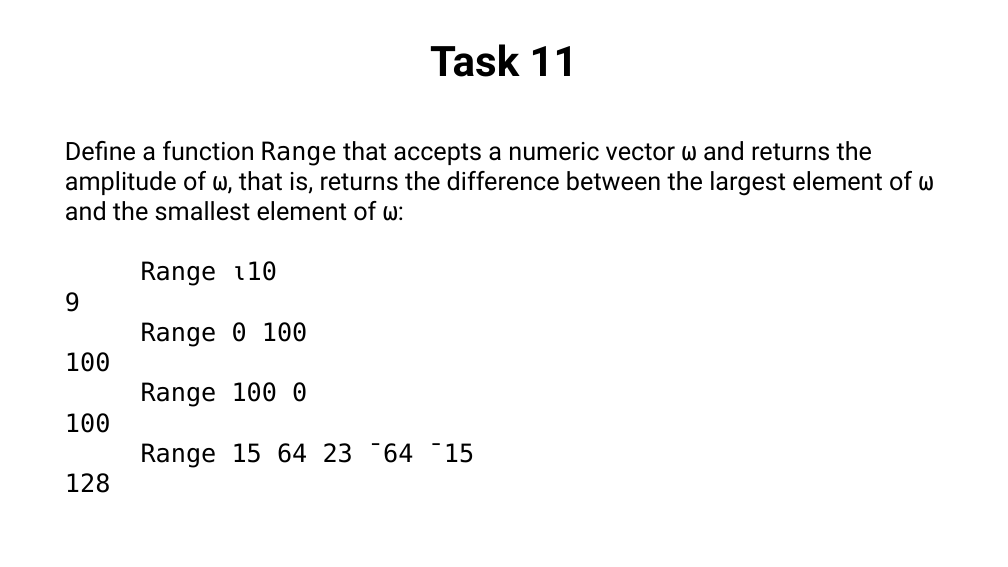
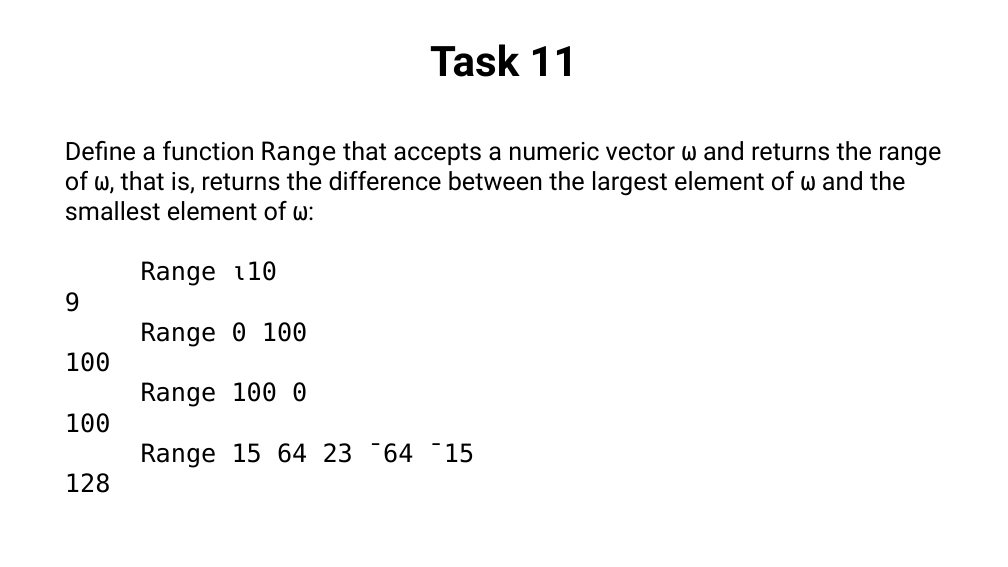
Before and after one commit to abrudz/tasks, a slide deck: slide 11 of assessmentA.pptx. Drawn at 1008x567 pixels with LibreOffice and Linux fonts; fonts in the diff are those of the drawing. Boxes give left, top, right and bottom in pixels: in the first picture for what was removed or moved away, otherwise in the second. Text is boxed around its words. In the diff, an @@ line names an element or a change of style, - is before the commit and + after.

```diff
--- a/assessmentA.pptx
+++ b/assessmentA.pptx
@@ text at box(65, 141, 941, 221): text changed @@
-Define a function Range that accepts a numeric vector ⍵ and returns the amplitude of ⍵, that is, returns the difference between the largest element of ⍵ and the smallest element of ⍵:
+Define a function Range that accepts a numeric vector ⍵ and returns the range of ⍵, that is, returns the difference between the largest element of ⍵ and the smallest element of ⍵:
```
Also in this commit, not shown: 2 slides added, 1 slide removed, 1 other file.
